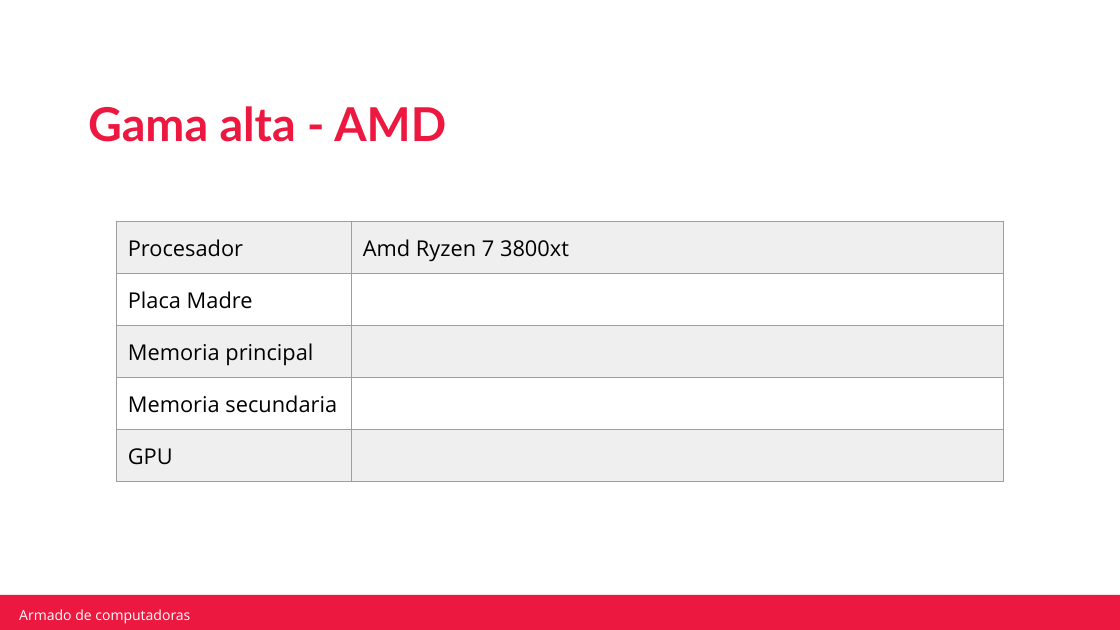
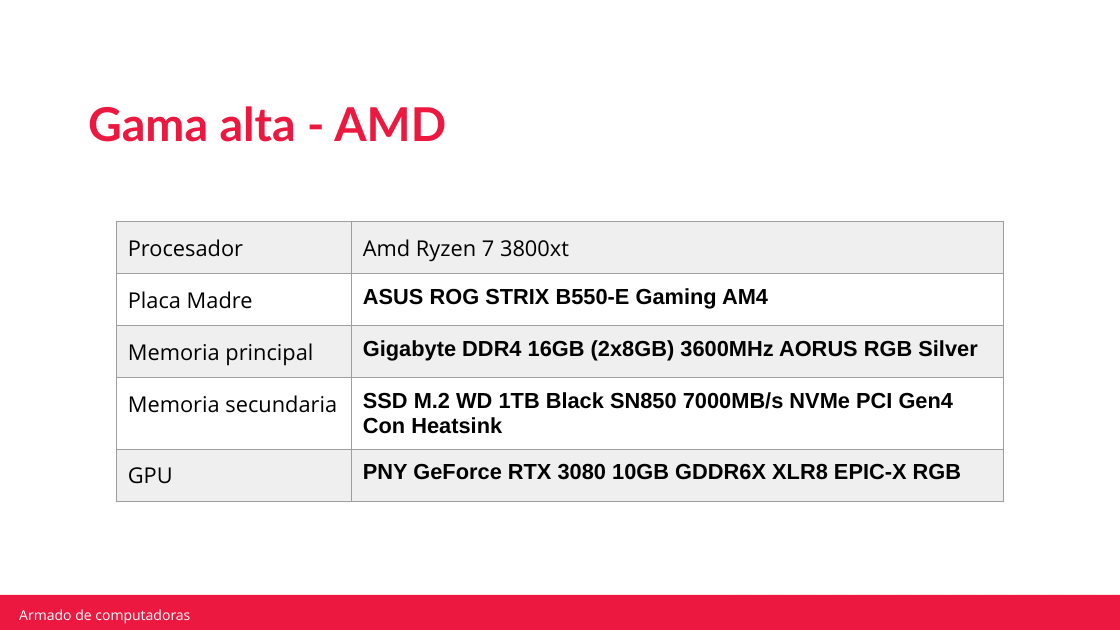
Before and after one commit to FedericohMartin/CTD-IntroInformatica, a slide deck: slide 19 of Clase 9/Actividad integradora armado de computadoras.pptx. Drawn at 1120x630 pixels with LibreOffice and Linux fonts; fonts in the diff are those of the drawing; background and template pictures are left out. Boxes give left, top, right and bottom in pixels: in the first picture for what was removed or moved away, otherwise in the second. Text is boxed around its words. In the diff, an @@ line names an element or a change of style, - is before the commit and + after.

```diff
--- a/Clase 9/Actividad integradora armado de computadoras.pptx
+++ b/Clase 9/Actividad integradora armado de computadoras.pptx
@@ table at box(116, 222, 1004, 491) @@
-row 2, column 2: 
+row 2, column 2: ASUS ROG STRIX B550-E Gaming AM4
-row 3, column 2: 
+row 3, column 2: Gigabyte DDR4 16GB (2x8GB) 3600MHz AORUS RGB Silver
-row 4, column 2: 
+row 4, column 2: SSD M.2 WD 1TB Black SN850 7000MB/s NVMe PCI Gen4 Con Heatsink
-row 5, column 2: 
+row 5, column 2: PNY GeForce RTX 3080 10GB GDDR6X XLR8 EPIC-X RGB
```
Also in this commit, not shown: 2 other slides changed, 1 other file.
